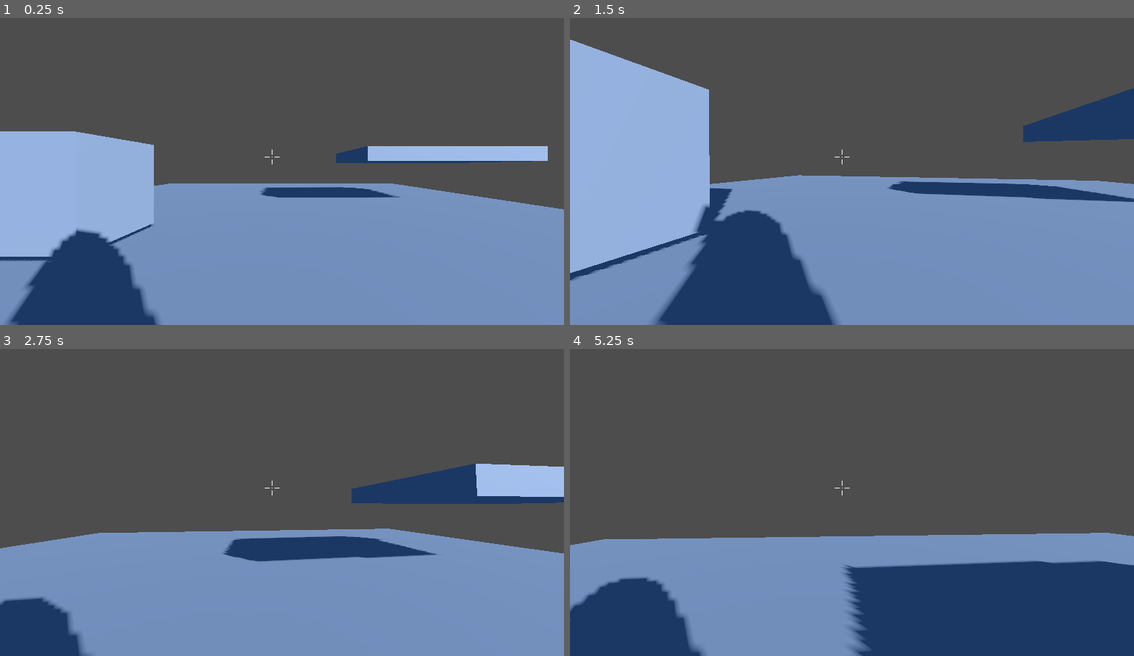
Above: before the commit, frames 1-4 (two rows, left to right).
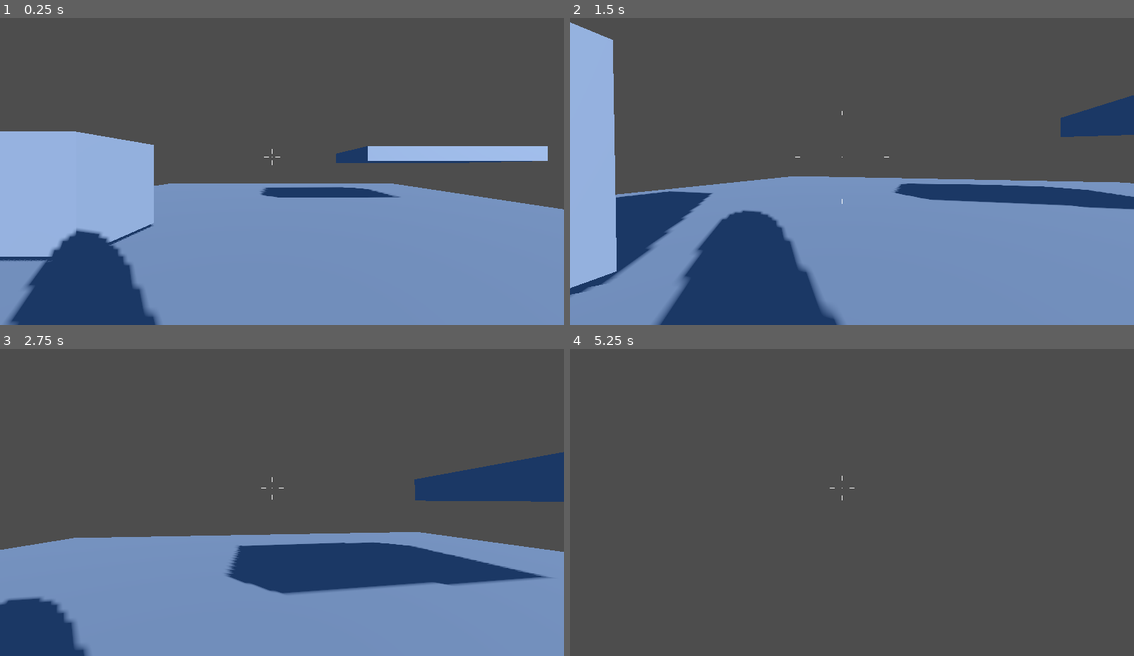
Above: after the commit, the same moments.

Repository: chpassos/fps_test
Game: Godot game, scene res://scenes/levels/world_test.tscn
Two runs of this game, one before a commit and one after it. Both use one fixed random seed, a clock stepped at 60 frames per second and the inputs below. The project has no main scene, so this scene is started directly.
Inputs (mouse positions are in pixels of both pictures, inside the frame that each line leads up to):
- Up to frame 1 (0.25 s): no input
- Up to frame 2 (1.5 s): tap Enter at 0.5 s; move the mouse to (880, 165) at 0.52 s; hold Ctrl (crouch) 0.53-1.28 s; hold W (move_forward) from 0.53 s (still down); tap Space (jump) at 0.77 s; move the mouse to (823, 168) at 1.27 s; tap Shift (run) at 1.35 s
- Up to frame 3 (2.75 s): keep holding W (move_forward); tap Space (jump) at 1.52 s; move the mouse to (293, 493) at 2.02 s; hold Ctrl (crouch) from 2.03 s (still down)
- Up to frame 4 (5.25 s): keep holding W (move_forward); move the mouse to (846, 502) at 2.77 s; release Ctrl (crouch) at 2.78 s; tap Shift (run) at 2.85, 4.35 s; tap Space (jump) at 3.02, 3.77, 4.52 s; move the mouse to (891, 502) at 3.52 s; hold Ctrl (crouch) 3.53-4.28 s; move the mouse to (806, 493) at 4.27 s; move the mouse to (857, 499) at 5.02 s; hold Ctrl (crouch) from 5.03 s (still down)

The runs differ from the first frame. In frame 1, less than 0.1% of the frame differs, in the area x 46-50%, y 42-48%; in frame 2, 14%; in frame 3, 9.6%; in frame 4, 39%, in the area x 0-100%, y 41-100%.

Commit message:
Dynamic Reticle Lines

Diff:
--- a/scenes/player/player.tscn
+++ b/scenes/player/player.tscn
@@ -96,9 +96,6 @@
 
 [node name="Player" type="CharacterBody3D" node_paths=PackedStringArray("CAMERA_CONTROLLER", "ANIMATION_PLAYER", "CROUCH_SHAPECAST")]
 script = ExtResource("1_b82jt")
-SPEED_DEFAULT = 1.0
-SPEED_RUN = 5.0
-SPEED_DASH = 20.0
 CAMERA_CONTROLLER = NodePath("CameraController")
 MOUSE_SENSITIVITY = 0.3
 ANIMATION_PLAYER = NodePath("AnimationPlayer")
@@ -138,7 +135,7 @@
 grow_vertical = 2
 mouse_filter = 1
 
-[node name="Reticle" type="CenterContainer" parent="UserInterface"]
+[node name="Reticle" type="CenterContainer" parent="UserInterface" node_paths=PackedStringArray("RETICLE_LINES", "PLAYER_CONTROLLER")]
 layout_mode = 1
 anchors_preset = 8
 anchor_left = 0.5
@@ -152,6 +149,9 @@
 grow_horizontal = 2
 grow_vertical = 2
 script = ExtResource("2_0pkrv")
+RETICLE_LINES = [NodePath("Top"), NodePath("Right"), NodePath("Bottom"), NodePath("Left")]
+PLAYER_CONTROLLER = NodePath("../..")
+RETICLE_DISTANCE = 4.0
 
 [node name="Top" type="Line2D" parent="UserInterface/Reticle"]
 points = PackedVector2Array(0, -5, 0, -15)
--- a/scripts/reticle.gd
+++ b/scripts/reticle.gd
@@ -2,6 +2,12 @@
 
 @export var DOT_RADIUS: float = 1.0
 @export var DOT_COLOR: Color = Color.WHITE
+
+@export var RETICLE_LINES: Array[Line2D]
+@export var PLAYER_CONTROLLER: CharacterBody3D
+@export var RETICLE_SPEED: float = 0.25
+@export var RETICLE_DISTANCE: float = 2.0
+
 
 # Called when the node enters the scene tree for the first time.
 func _ready():
@@ -9,3 +15,19 @@
 
 func _draw():
 	draw_circle(Vector2(0,0), DOT_RADIUS, DOT_COLOR)
+
+
+func _adjust_reticle_lines():
+	var vel = PLAYER_CONTROLLER.get_real_velocity()
+	var origin = Vector3(0,0,0)
+	var pos = Vector2(0,0)
+	var speed = origin.distance_to(vel)
+
+	#Adjust Reticle Line Position
+	RETICLE_LINES[0].position = lerp(RETICLE_LINES[0].position, pos + Vector2(0, -speed * RETICLE_DISTANCE), RETICLE_SPEED)
+	RETICLE_LINES[1].position = lerp(RETICLE_LINES[1].position, pos + Vector2(speed * RETICLE_DISTANCE, 0), RETICLE_SPEED)
+	RETICLE_LINES[2].position = lerp(RETICLE_LINES[2].position, pos + Vector2(0, speed * RETICLE_DISTANCE), RETICLE_SPEED)
+	RETICLE_LINES[3].position = lerp(RETICLE_LINES[3].position, pos + Vector2(-speed * RETICLE_DISTANCE, 0), RETICLE_SPEED)
+
+func _process(_delta):
+	_adjust_reticle_lines()
